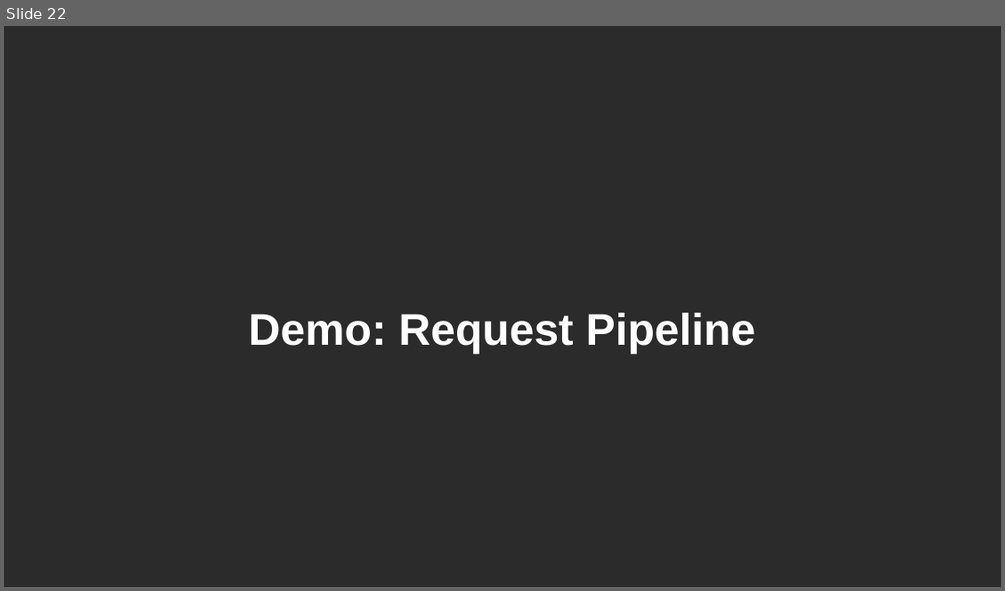
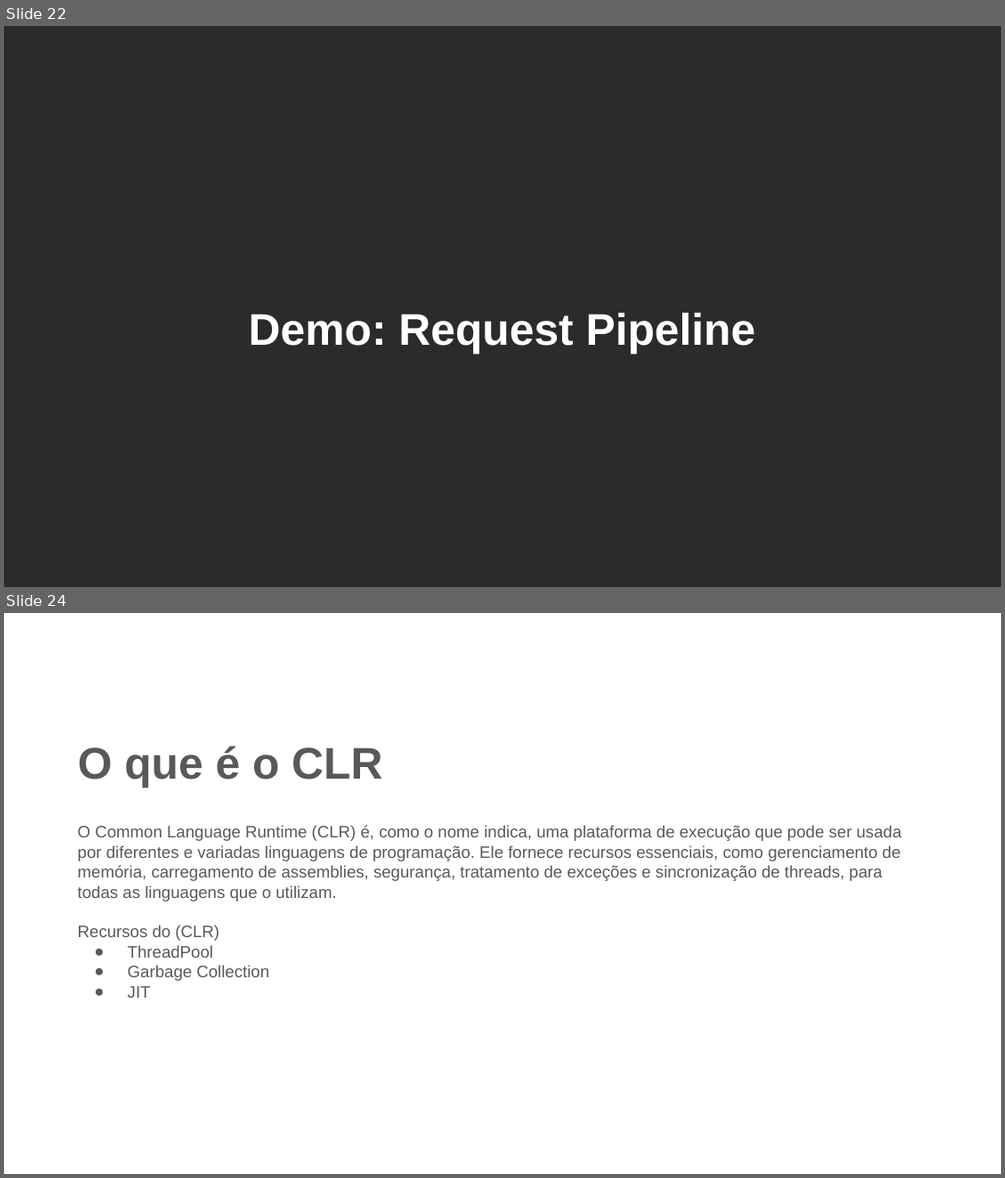
Before and after one commit to claudiogodoy99/curso-performance-dotnet, a slide deck: ppts/Fundamentos de Performance em .NET .pptx. Shown one above the other, each under a label of ours: slide 22 before the commit, slides 22 and 24 after it; the slides between them are not shown. The pictures are 1005x591 and 1005x1178 pixels, drawn with LibreOffice and Linux fonts; fonts in the diff are those of the drawing; background and template pictures are left out; a plain dark background stands for a picture behind light text. Boxes give left, top, right and bottom in pixels: in the first picture for what was removed or moved away, otherwise in the second. Text is boxed around its words. In the diff, an @@ line names an element or a change of style, - is before the commit and + after.

```diff
--- a/ppts/Fundamentos de Performance em .NET .pptx
+++ b/ppts/Fundamentos de Performance em .NET .pptx
@@ slide 24 added at [4, 613, 1001, 1174], background picture (left out) @@
@@ text added at [78, 746, 382, 787], 32 pt, text #595959, bold @@
+O que é o CLR
@@ text added at [78, 825, 902, 997], 12 pt, text #595959 @@
+O Common Language Runtime (CLR) é, como o nome indica, uma plataforma de execução que pode ser usada por diferentes e variadas linguagens de programação. Ele fornece recursos essenciais, como gerenciamento de memória, carregamento de assemblies, segurança, tratamento de exceções e sincronização de threads, para todas as linguagens que o utilizam.
+Recursos do (CLR)
+● ThreadPool
+● Garbage Collection
+● JIT
```
Also in this commit, not shown: 1 slide changed, 22 other slides added, 3 other files.
